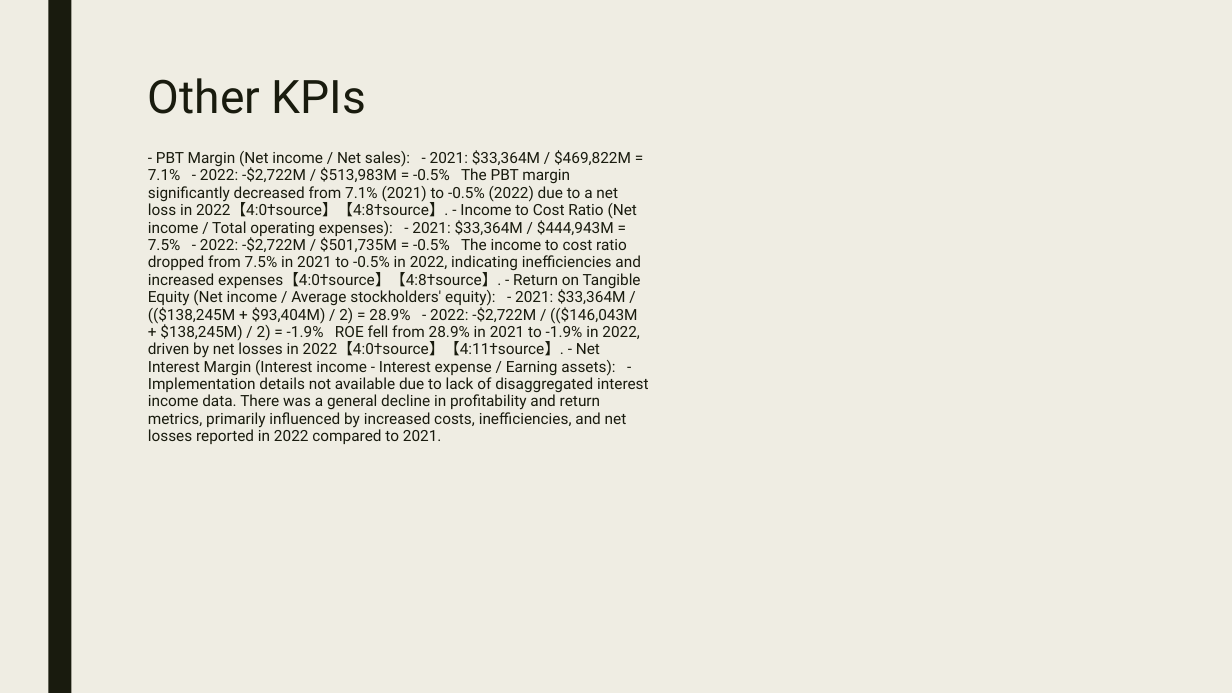
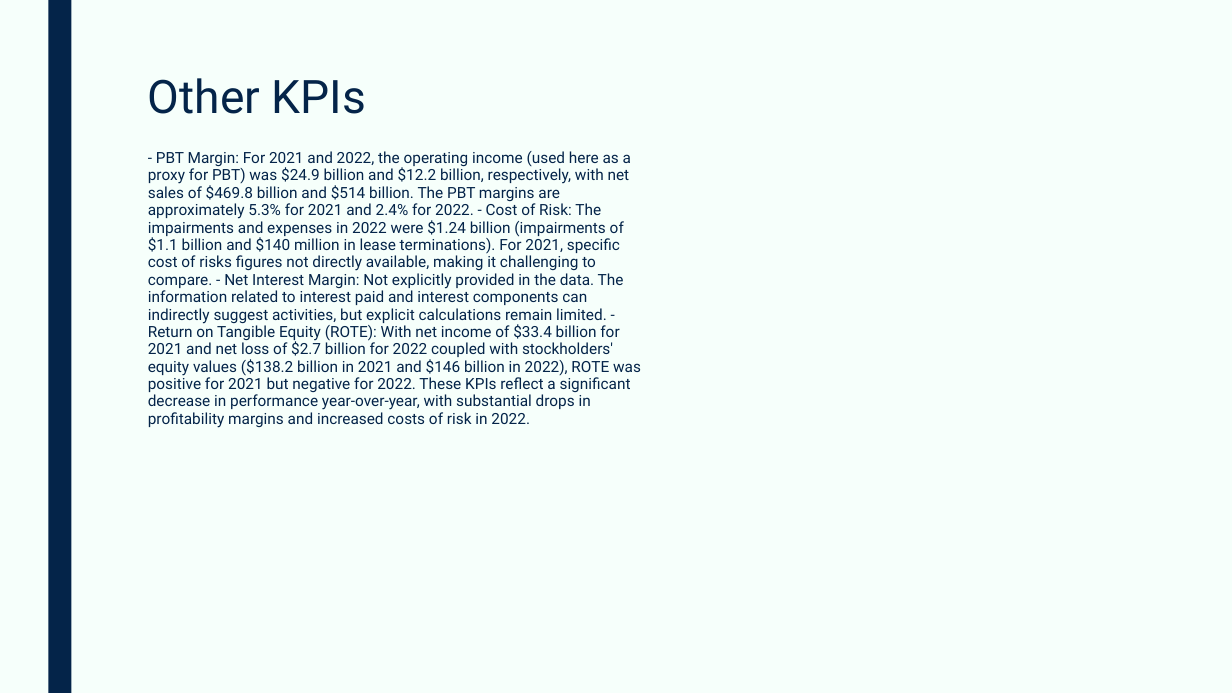
Before and after one commit to devangovind/AMUCLDISS, a slide deck: slide 5 of fastapi-backend/pres/output.pptx (slide 4 before the commit). Drawn at 1232x693 pixels with LibreOffice and Linux fonts; fonts in the diff are those of the drawing. Boxes give left, top, right and bottom in pixels: in the first picture for what was removed or moved away, otherwise in the second. Text is boxed around its words. In the diff, an @@ line names an element or a change of style, - is before the commit and + after.

```diff
--- a/fastapi-backend/pres/output.pptx
+++ b/fastapi-backend/pres/output.pptx
@@ background #EFEDE3 to #F6FFFB @@
@@ rectangle at [48, 0, 71, 693]: fill #191B0E to #042449 @@
@@ title "Other KPIs" at [148, 78, 366, 114]: text colour #191B0E to #042449 @@
@@ text at [148, 151, 641, 428]: text changed; text colour #191B0E to #042449 @@
-- PBT Margin (Net income / Net sales): - 2021: $33,364M / $469,822M = 7.1% - 2022: -$2,722M / $513,983M = -0.5% The PBT margin significantly decreased from 7.1% (2021) to -0.5% (2022) due to a net loss in 2022【4:0†source】【4:8†source】. - Income to Cost Ratio (Net income / Total operating expenses): - 2021: $33,364M / $444,943M = 7.5% - 2022: -$2,722M / $501,735M = -0.5% The income to cost ratio dropped from 7.5% in 2021 to -0.5% in 2022, indicating inefficiencies and increased expenses【4:0†source】【4:8†source】. - Return on Tangible Equity (Net income / Average stockholders' equity): - 2021: $33,364M / (($138,245M + $93,404M) / 2) = 28.9% - 2022: -$2,722M / (($146,043M + $138,245M) / 2) = -1.9% ROE fell from 28.9% in 2021 to -1.9% in 2022, driven by net losses in 2022【4:0†source】【4:11†source】. - Net Interest Margin (Interest income - Interest expense / Earning assets): - Implementation details not available due to lack of disaggregated interest income data. There was a general decline in profitability and return metrics, primarily influenced by increased costs, inefficiencies, and net losses reported in 2022 compared to 2021.
+- PBT Margin: For 2021 and 2022, the operating income (used here as a proxy for PBT) was $24.9 billion and $12.2 billion, respectively, with net sales of $469.8 billion and $514 billion. The PBT margins are approximately 5.3% for 2021 and 2.4% for 2022. - Cost of Risk: The impairments and expenses in 2022 were $1.24 billion (impairments of $1.1 billion and $140 million in lease terminations). For 2021, specific cost of risks figures not directly available, making it challenging to compare. - Net Interest Margin: Not explicitly provided in the data. The information related to interest paid and interest components can indirectly suggest activities, but explicit calculations remain limited. - Return on Tangible Equity (ROTE): With net income of $33.4 billion for 2021 and net loss of $2.7 billion for 2022 coupled with stockholders' equity values ($138.2 billion in 2021 and $146 billion in 2022), ROTE was positive for 2021 but negative for 2022. These KPIs reflect a significant decrease in performance year-over-year, with substantial drops in profitability margins and increased costs of risk in 2022.
```
Also in this commit, not shown: 3 other slides changed, 2 slides added, 6 other files.
